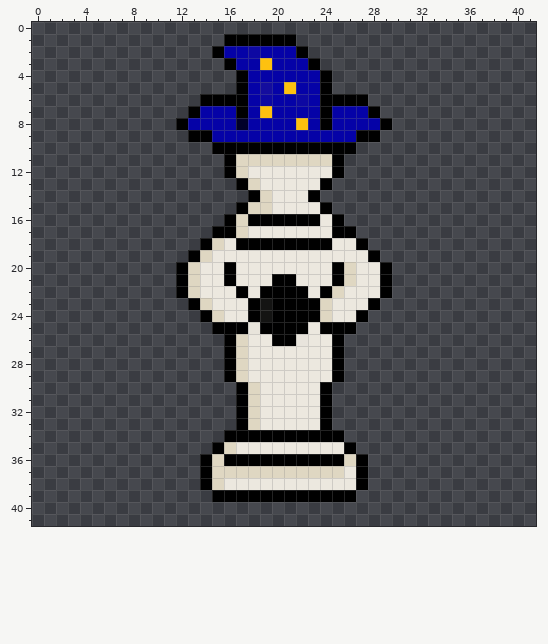
Edited in one commit: pixel-art sprite (Code/assets/sprites/Pieces/Pieces Modified/White_Mage.png). The first picture shows the starting point.
The file is 42x42 pixels. Colours within 5 levels of each other are drawn and written as one.
And afterwards:
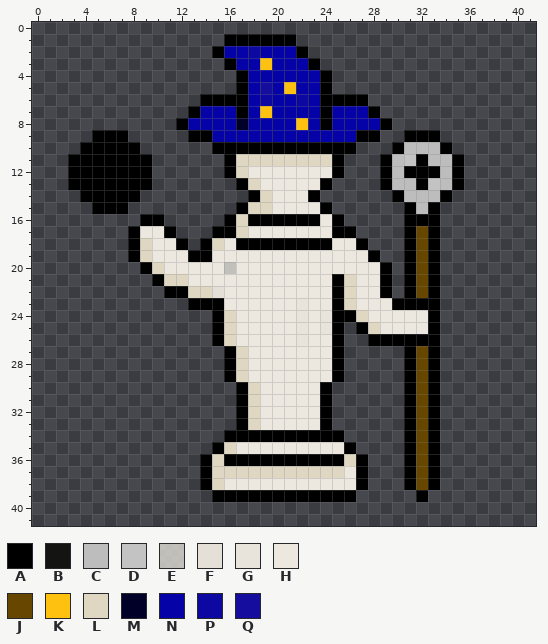
Palette (. is transparent): A #000000  B #141413  C #bdbdbd  D #c3c3c3  E #ece8dfbf  F #ece8dff3  G #ece8dff9  H #ece8df  J #674700  K #fec10f  L #dfd7c2  M #010029  N #0502a7  P #0d08a2  Q #140d9e
The edit:
y 9: x 5..7 ... -> AAA; x 31..33 ... -> AAA
y 10: x 4..8 ..... -> AAAAA; x 30..34 ..... -> ACCCA
y 11: x 3..9 ....... -> AAAAAAA; x 29..35 ....... -> ACDACCA
y 12: x 3..9 ....... -> AAAAAAA; x 29..35 ....... -> ACAAACA
y 13: x 3..9 ....... -> AAAAAAA; x 29..35 ....... -> ACCADCA
y 14: x 4..8 ..... -> AAAAA; x 30..34 ..... -> ACCCA
y 15: x 5..7 ... -> AAA; x 31..33 ... -> ACA
y 16: x 9..10 .. -> AA; x 31..33 ... -> AAA
y 17: x 8..11 .... -> AHHA; x 31..33 ... -> AJA
y 18: x 8..12 ..... -> ALHHA; x 31..33 ... -> AJA
y 19: x 8..12 ..... -> ALHHH; x 14 L -> A; x 31..33 ... -> AJA
y 20: x 9..13 ...AL -> ALHHH; x 16 A -> E; x 25..26 AL -> HH; x 31..33 ... -> AJA
y 21: x 10..13 ..AL -> ALLH; x 16 A -> H; x 20..21 AA -> HH; x 31..33 ... -> AJA
y 22: x 11 . -> A; x 14..15 HH -> LF; x 17 A -> H; x 19..22 AAAA -> HHHH; x 24..26 ALH -> HAL; x 31..33 ... -> AJA
y 23: x 14..15 LH -> AA; x 18..26 ABAAAALHH -> HHHHGHHAL; x 28..33 A..... -> HHAAAA
y 24: x 14..16 ALH -> .AL; x 18..33 ABAAAALHHA...... -> HHHHGHGAALHHHHHA
y 25: x 16..22 AAGAAAA -> LHHHHHG; x 24 A -> G; x 26..33 A....... -> .ALHHHHA
y 26: x 15..17 .AL -> ALH; x 20..21 AA -> HH; x 28..33 ...... -> AAAAAA
y 27..38: x 31..33 ... -> AJA
y 39: x 32 . -> A
